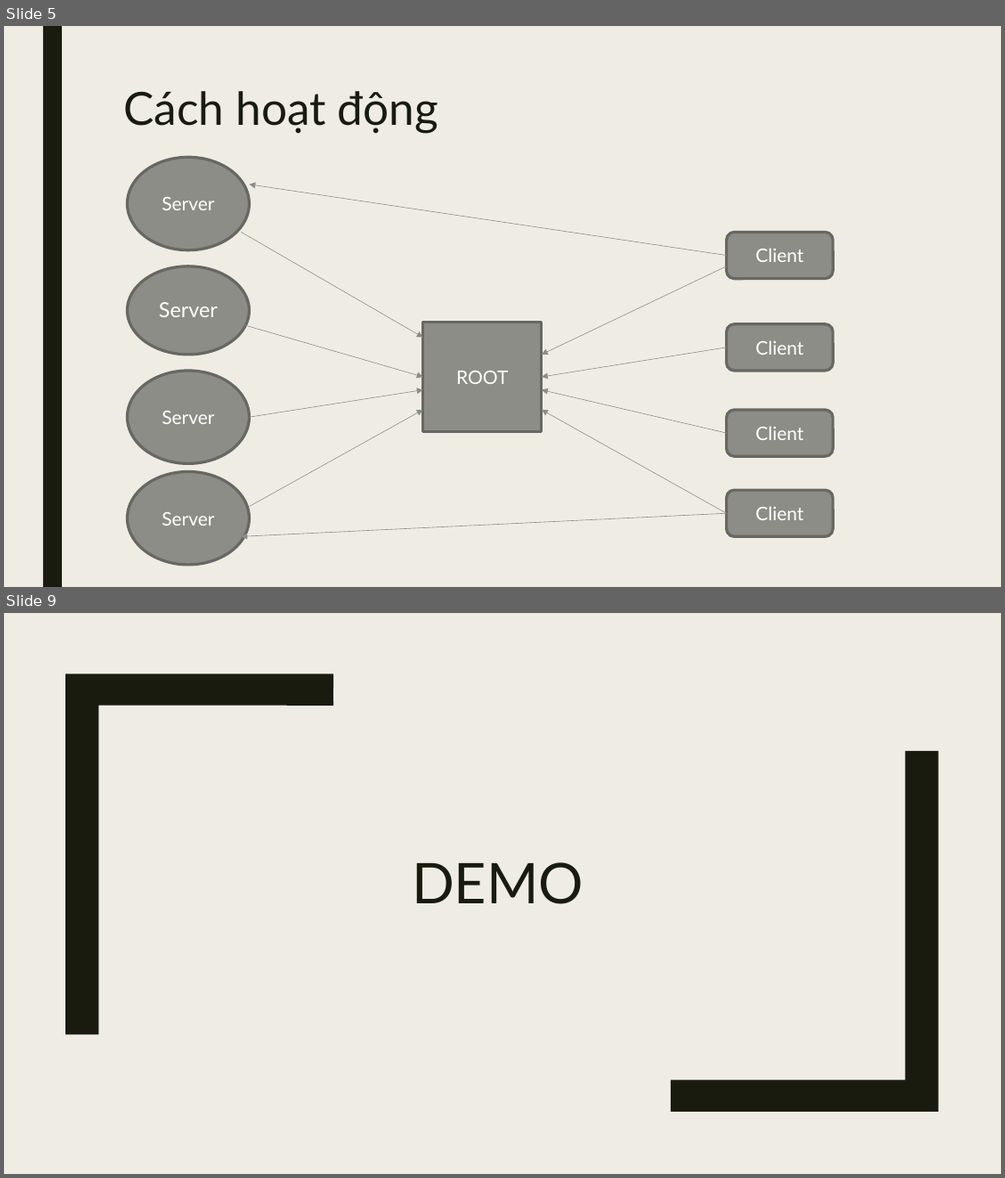
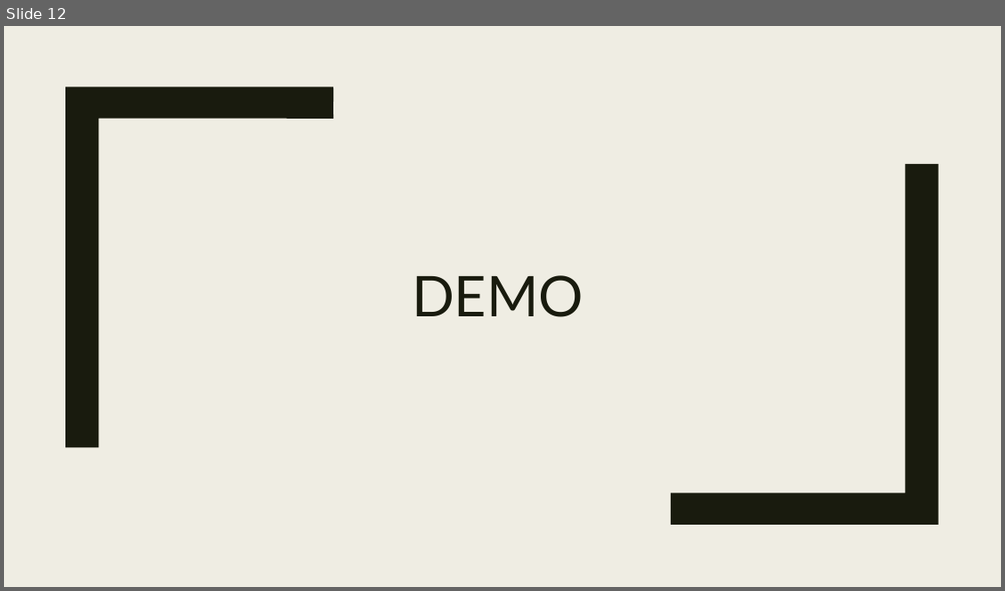
Before and after one commit to znqt/LTM_Proj, a slide deck: Load balancing.pptx. Shown one above the other, each under a label of ours: slides 5 and 9 before the commit, slide 12 after it; the slides between them are not shown. The pictures are 1005x1178 and 1005x591 pixels, drawn with LibreOffice and Linux fonts; fonts in the diff are those of the drawing. Boxes give left, top, right and bottom in pixels: in the first picture for what was removed or moved away, otherwise in the second. Text is boxed around its words. In the diff, an @@ line names an element or a change of style, - is before the commit and + after.

```diff
--- a/Load balancing.pptx
+++ b/Load balancing.pptx
@@ slide 5 removed at [4,26,1001,587], background #EFEDE3 @@
@@ rectangle removed at [43,26,62,587] @@
@@ title removed at [123,91,438,133] @@
-Cách hoạt động
@@ ellipse removed at [128,157,250,249] @@
-Server
@@ arrow removed from (727, 256) to (250, 184) @@
@@ arrow removed from (241, 232) to (423, 338) @@
@@ rounded rectangle removed at [727,232,833,279] @@
-Client
@@ text removed at [128,266,250,354] @@
-Server
@@ arrow removed from (727, 266) to (542, 354) @@
@@ arrow removed from (241, 324) to (423, 377) @@
@@ rectangle removed at [423,322,542,431] @@
-ROOT
@@ rounded rectangle removed at [727,324,833,370] @@
-Client
@@ ellipse removed at [128,370,250,464] @@
-Server
@@ arrow removed from (727, 347) to (542, 377) @@
@@ arrow removed from (250, 417) to (423, 389) @@
@@ arrow removed from (727, 433) to (542, 389) @@
@@ arrow removed from (250, 506) to (423, 410) @@
@@ arrow removed from (727, 513) to (542, 410) @@
@@ rounded rectangle removed at [727,410,833,456] @@
-Client
@@ ellipse removed at [128,472,250,564] @@
-Server
@@ rounded rectangle removed at [727,490,833,536] @@
-Client
@@ arrow removed from (727, 513) to (241, 537) @@
@@ what was slide 9 is now slide 12 @@
```
Also in this commit, not shown: 4 slides changed, 7 slides added, 3 other slides removed.
